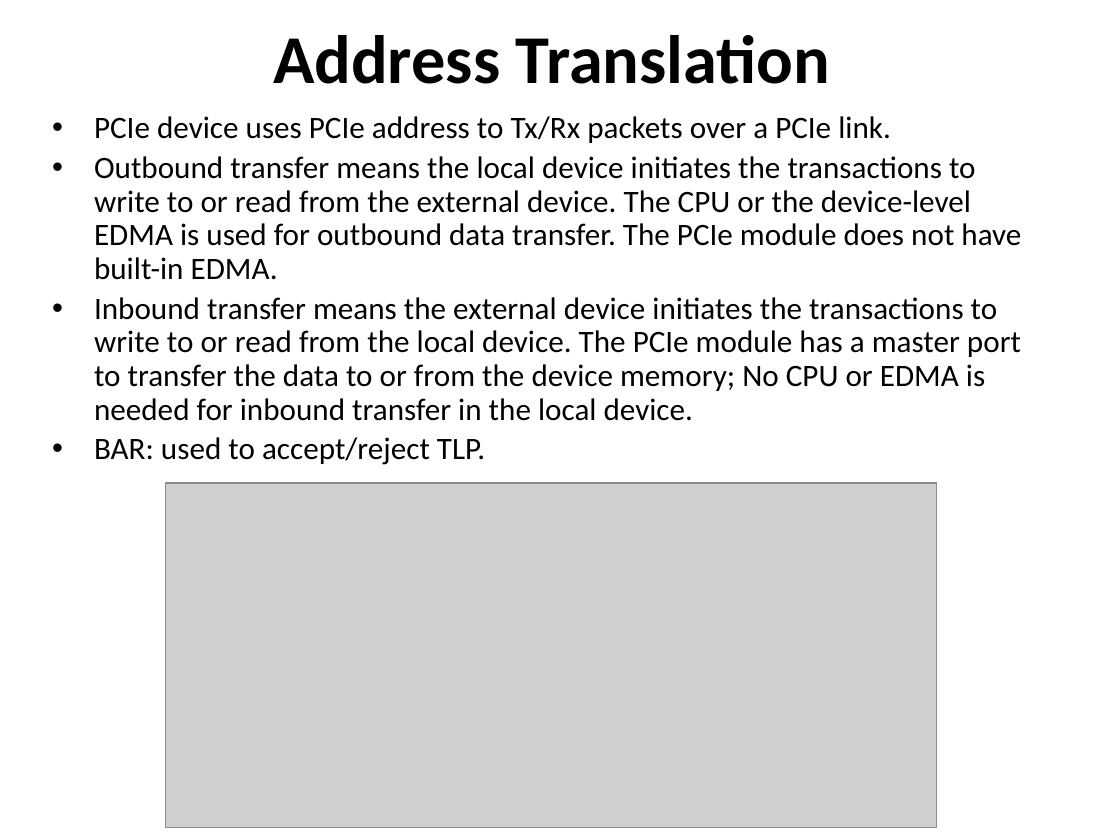
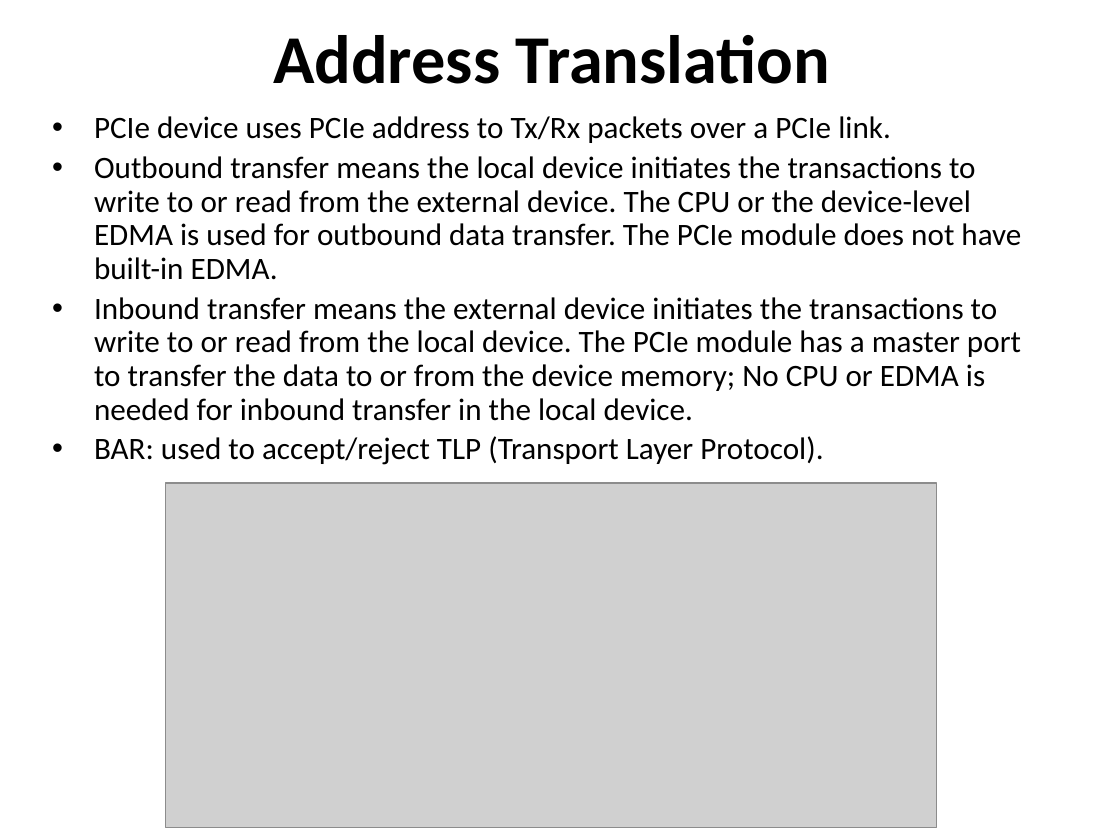
Before and after one commit to hari1989/keystone-workshop, a slide deck: slide 8 of slides/KeyStone PCI Express.pptx. Drawn at 1120x840 pixels with LibreOffice and Linux fonts; fonts in the diff are those of the drawing; grey boxes stand for pictures; background and template pictures are left out. Boxes give left, top, right and bottom in pixels: in the first picture for what was removed or moved away, otherwise in the second. Text is boxed around its words. In the diff, an @@ line names an element or a change of style, - is before the commit and + after.

```diff
--- a/slides/KeyStone PCI Express.pptx
+++ b/slides/KeyStone PCI Express.pptx
@@ text at <box>94,436,823,465</box>: text changed @@
-• BAR: used to accept/reject TLP.
+• BAR: used to accept/reject TLP (Transport Layer Protocol).
```
Also in this commit, not shown: 9 other slides changed, 5 slides added, 6 slides removed.
